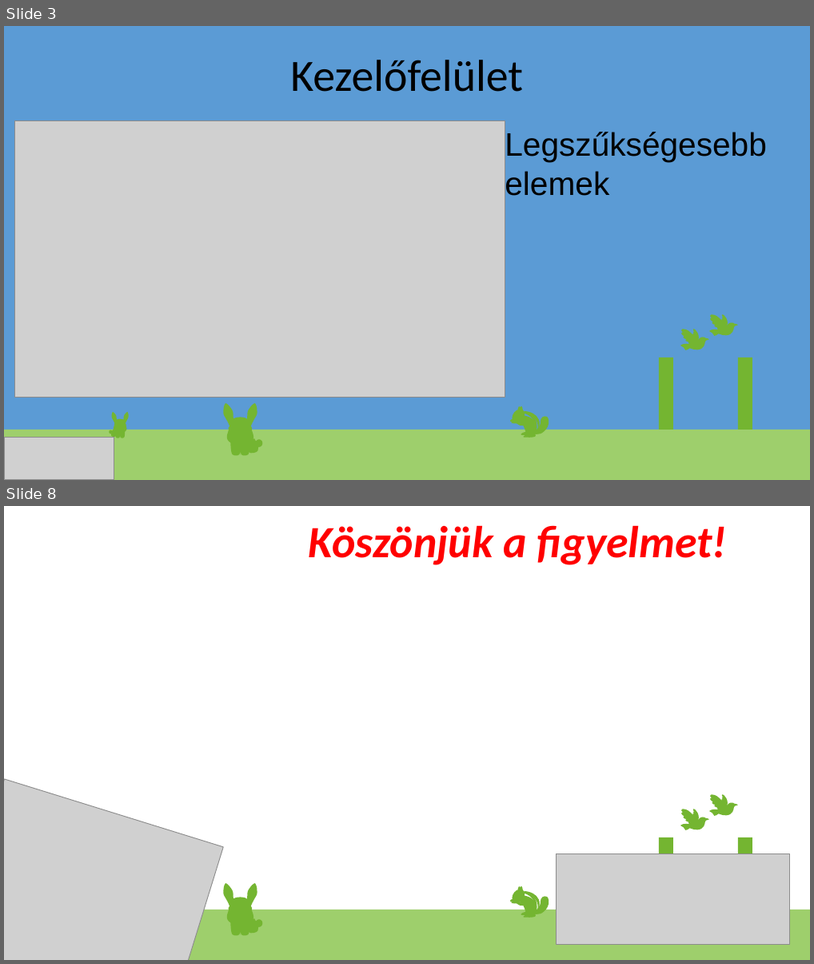
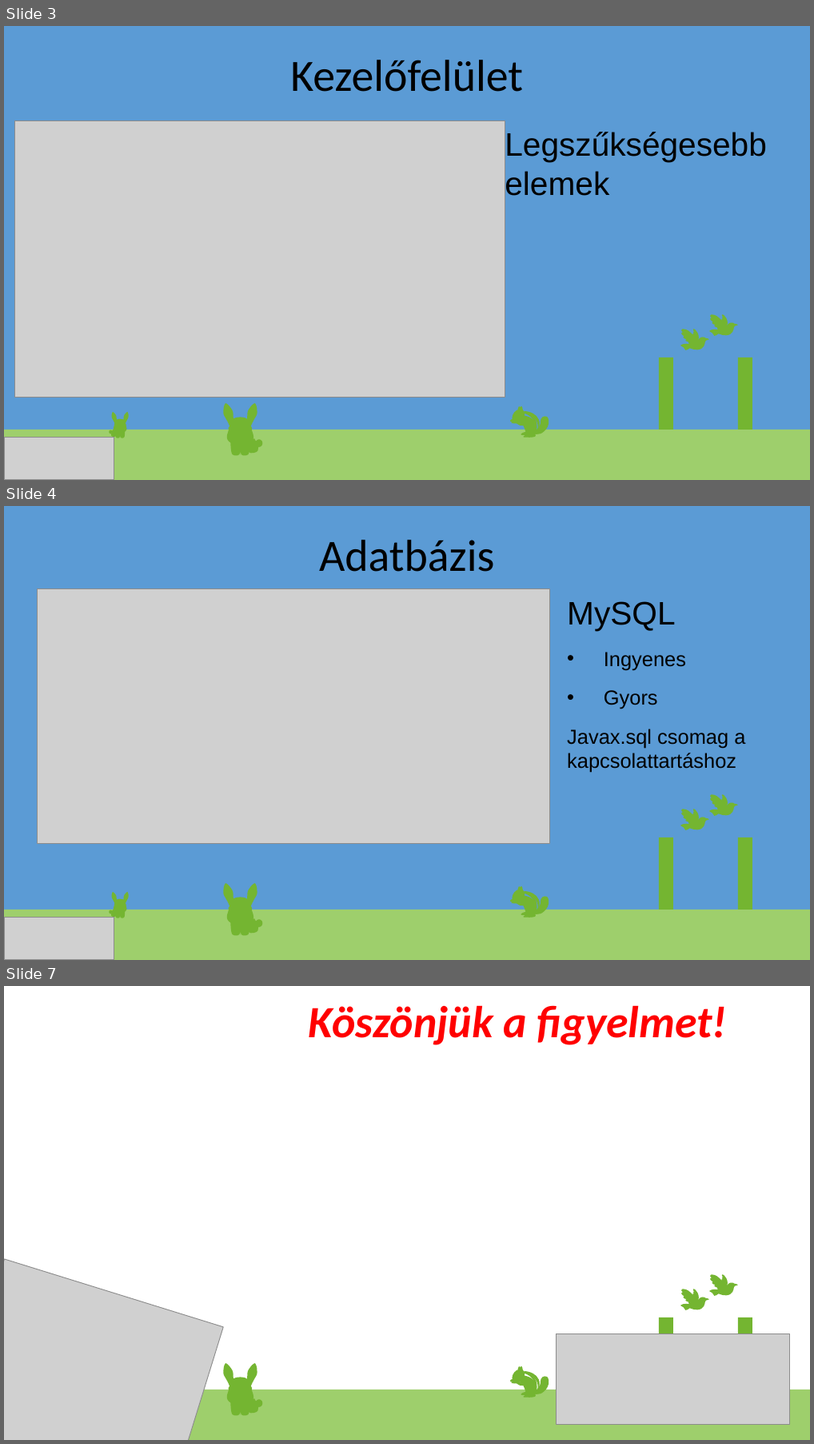
Before and after one commit to NRobert-jmdrgg/KoviUbiSoft, a slide deck: KoviUbiSoft_prez3ideiglenes.pptx. Shown one above the other, each under a label of ours: slides 3 and 8 before the commit, slides 3, 4 and 7 after it; the slides between them are not shown. The pictures are 814x964 and 814x1444 pixels, drawn with LibreOffice and Linux fonts; fonts in the diff are those of the drawing; grey boxes stand for pictures; background and template pictures are left out. Boxes give left, top, right and bottom in pixels: in the first picture for what was removed or moved away, otherwise in the second. Text is boxed around its words. In the diff, an @@ line names an element or a change of style, - is before the commit and + after.

Commit message:
prezentációv2
frissítés az adatbázis részről

```diff
--- a/KoviUbiSoft_prez3ideiglenes.pptx
+++ b/KoviUbiSoft_prez3ideiglenes.pptx
@@ slide 4 added at (x1=4, y1=506, x2=810, y2=960), background #5B9BD5; not listed: 80 template elements that a slide beside it also shows @@
@@ title added at (x1=319, y1=540, x2=494, y2=572), 44 pt, text #000000 @@
+Adatbázis
@@ picture added at (x1=37, y1=588, x2=550, y2=844) @@
@@ text added at (x1=567, y1=601, x2=746, y2=772), 20 pt, text #000000 @@
+MySQL
+• Ingyenes
+• Gyors
+Javax.sql csomag a kapcsolattartáshoz
@@ picture added at (x1=4, y1=917, x2=114, y2=960) @@
@@ what was slide 8 is now slide 7 @@
```
Also in this commit, not shown: 2 slides changed, 2 slides removed.
